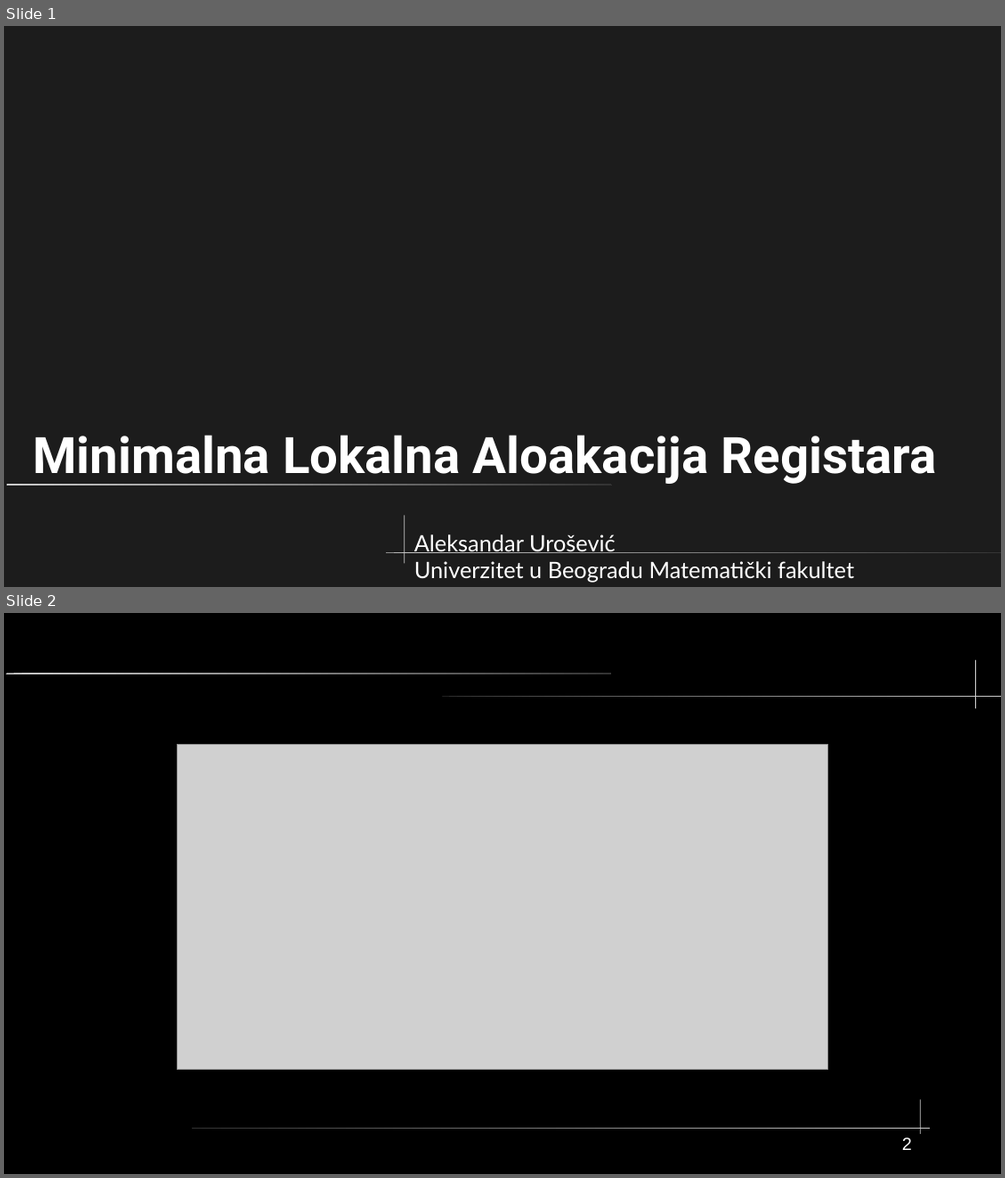
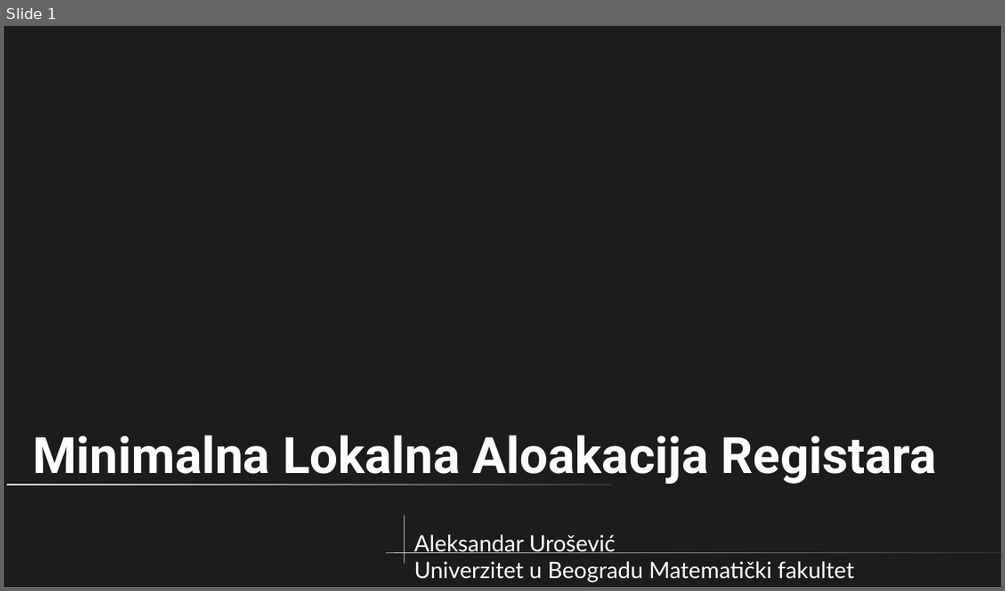
Before and after one commit to drage0/Register, a slide deck: Documentation/Presentation.odp. Shown one above the other, each under a label of ours: slides 1 and 2 before the commit, slide 1 after it. The pictures are 1005x1178 and 1005x591 pixels, drawn with LibreOffice and Linux fonts; fonts in the diff are those of the drawing; grey boxes stand for pictures. Boxes give left, top, right and bottom in pixels: in the first picture for what was removed or moved away, otherwise in the second. Text is boxed around its words. In the diff, an @@ line names an element or a change of style, - is before the commit and + after.

```diff
--- a/Documentation/Presentation.odp
+++ b/Documentation/Presentation.odp
@@ slide 2 removed at [4,613,1001,1174], background #000000 @@
@@ freeform shape removed at [976,660,977,709] @@
@@ rounded rectangle removed at [6,673,611,674] @@
@@ rounded rectangle removed at [443,697,1001,698] @@
@@ picture removed at [177,744,827,1070] @@
@@ freeform shape removed at [921,1100,922,1134] @@
@@ rounded rectangle removed at [192,1127,930,1128] @@
@@ page number removed at [902,1137,912,1150] @@
-2
```
Also in this commit, not shown: 4 slides added, 2 other slides removed, 2 other files.
